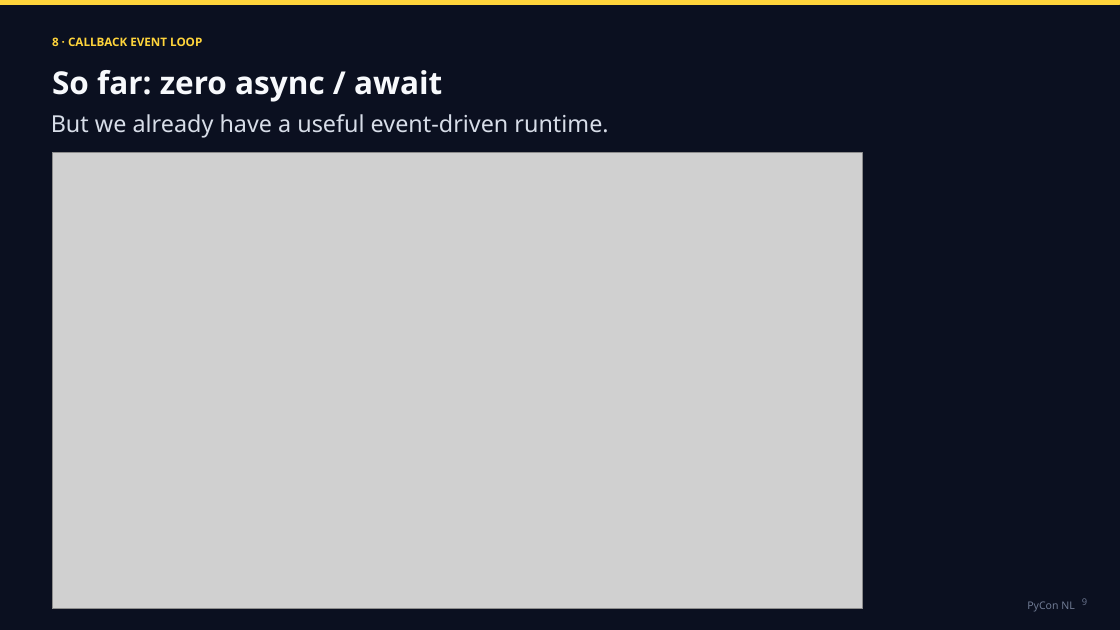
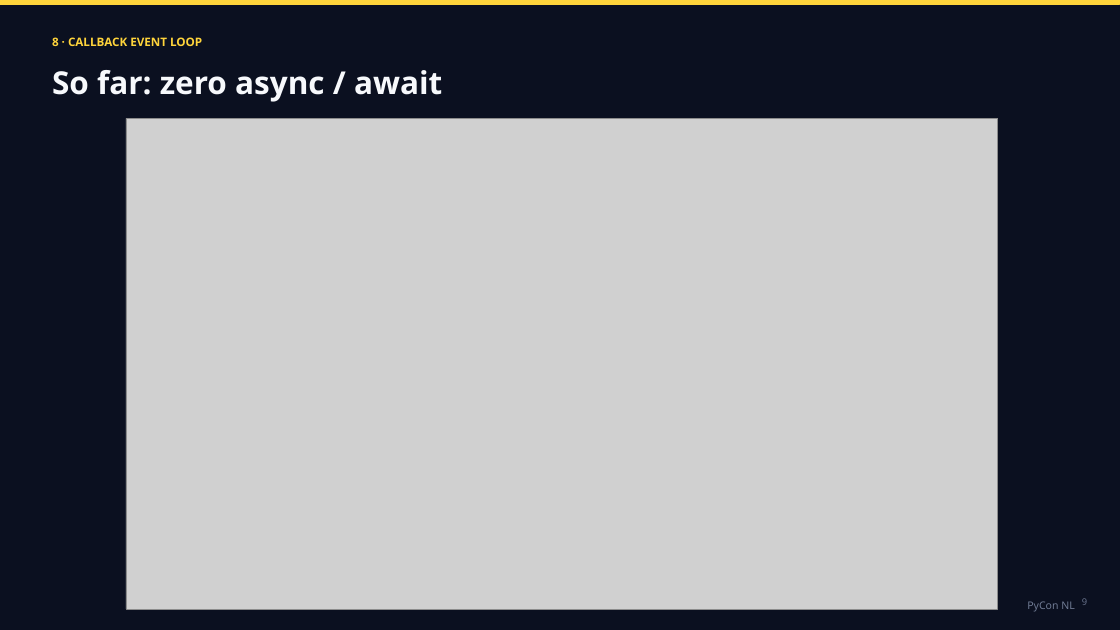
Before and after one commit to tarasko/eduloop, a slide deck: slide 11 of slides/TarasKozlov_AsyncioLoop.pptx (slide 13 before the commit). Drawn at 1120x630 pixels with LibreOffice and Linux fonts; fonts in the diff are those of the drawing; grey boxes stand for pictures. Boxes give left, top, right and bottom in pixels: in the first picture for what was removed or moved away, otherwise in the second. Text is boxed around its words. In the diff, an @@ line names an element or a change of style, - is before the commit and + after.

```diff
--- a/slides/TarasKozlov_AsyncioLoop.pptx
+++ b/slides/TarasKozlov_AsyncioLoop.pptx
@@ text removed at bbox=[51, 114, 608, 138] @@
-But we already have a useful event-driven runtime.
@@ picture: place and size @@
-picture at bbox=[52, 153, 863, 609]
+picture at bbox=[126, 118, 998, 609]
```
Also in this commit, not shown: 9 other slides changed, 4 slides removed.
